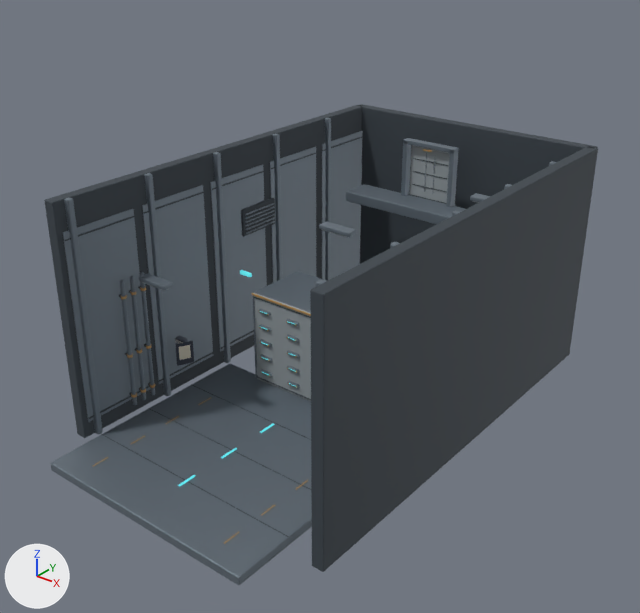
The glTF model artifacts/eleven-eleven/godot/assets/environments/maintenance_jutsu_v1.glb, before and after one commit.
Both versions are drawn from a 50 mm camera at (16.6, -14.4, 16.3) aimed at (0.6, 5.6, 3.9). Lighting does not change. The marker at lower left points along +X, +Y and +Z. The picture after the commit comes second. Where no turn or scale is listed for an object, it has been applied to the vertices. Vertices at exactly the same position are counted once.

Objects in the first picture: 'Maintenance_Static_Deep_service_void', 'Maintenance_Static_Graphite_structural_steel', 'Maintenance_Static_Ivory_grip_ceramic' and 4 more.
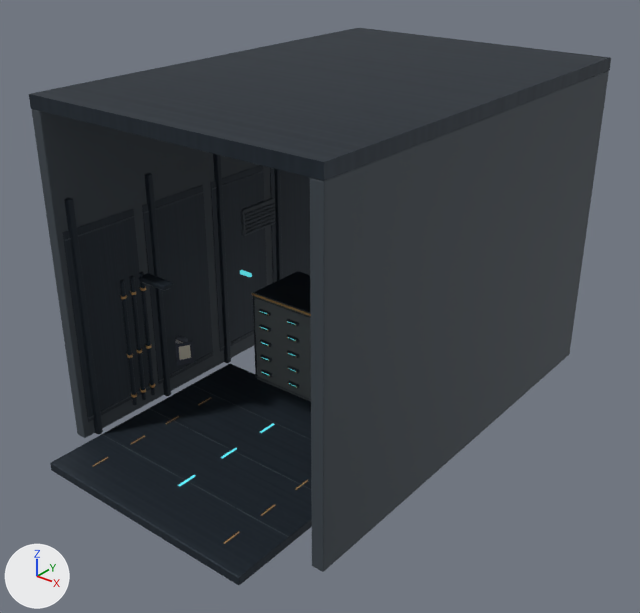
Where the newer file only moved an object's origin or applied its transform, the numbers keep the older frame.

Diff of the bpy script that builds the scene:
```diff
--- a/artifacts/eleven-eleven/godot/assets/environments/maintenance_jutsu_v1.glb.py
+++ b/artifacts/eleven-eleven/godot/assets/environments/maintenance_jutsu_v1.glb.py
@@ img_maintenance_ceramic_grain_512 @@
+img_maintenance_ceramic_grain_512 = load_image('Maintenance ceramic grain 512', '_unpacked/Maintenance_ceramic_grain_512', 512, 512, 'sRGB')
@@ img_maintenance_brushed_graphite_512 @@
+img_maintenance_brushed_graphite_512 = load_image('Maintenance brushed graphite 512', '_unpacked/Maintenance_brushed_graphite_512', 512, 512, 'sRGB')
@@ mat_graphite_structural_steel @@
 mat_graphite_structural_steel = principled_material('Graphite structural steel')
-mat_graphite_structural_steel.base_color = (0.18, 0.22, 0.26)  # grey #76818b
+mat_graphite_structural_steel.texture = img_maintenance_brushed_graphite_512
 mat_graphite_structural_steel.metallic = 0.55
-mat_graphite_structural_steel.roughness = 0.52
+mat_graphite_structural_steel.roughness = 0.62
@@ mat_ivory_grip_ceramic @@
 mat_ivory_grip_ceramic = principled_material('Ivory grip ceramic')
-mat_ivory_grip_ceramic.base_color = (0.32, 0.36, 0.38)  # grey #99a2a6
+mat_ivory_grip_ceramic.texture = img_maintenance_ceramic_grain_512
 mat_ivory_grip_ceramic.metallic = 0.1
-mat_ivory_grip_ceramic.roughness = 0.72
+mat_ivory_grip_ceramic.roughness = 0.78
@@ me_cube_007 @@
 # used by ob_maintenance_static_deep_service_void; location = (-4.4, 7.0, 4.0)
-me_cube_007.from_pydata(...)  # 960 vertices, 1752 faces; spans x -0.2..10.0, y -7.5..7.7, z -4.0..4.0
+me_cube_007.from_pydata(...)  # 1104 vertices, 2040 faces; spans x -0.2..10.0, y -7.5..7.7, z -4.0..6.6
+# me_cube_007 part 1: 84 vertices moved from x -0.2..10.0, y -7.5..7.7, z 4.0 to x -0.2..10.0, y -7.5..7.7, z 6.6
+# other edits to the shape of me_cube_007 do not show in these pictures
 me_cube_007.materials.append(mat_deep_service_void)
@@ me_cube @@
 # used by ob_maintenance_static_graphite_structural_steel; location = (0.0, 2.0, -0.15)
-me_cube.from_pydata(...)  # 3572 vertices, 6844 faces; spans x -4.2..5.2, y -4.0..12.3, z -0.2..8.1
+me_cube.from_pydata(...)  # 3788 vertices, 7252 faces; spans x -4.6..5.6, y -4.0..12.5, z -0.2..11.1
+# me_cube part 2: a new loose piece, a box spanning x -4.6..5.6, y -2.5..12.5, z 10.75..11.15, in mat_graphite_structural_steel (picture img_maintenance_brushed_graphite_512)
+# other edits to the shape of me_cube do not show in these pictures
 me_cube.materials.append(mat_graphite_structural_steel)
@@ me_cube_001 @@
 # used by ob_maintenance_static_ivory_grip_ceramic; location = (0.0, 6.0, 1.7)
-me_cube_001.from_pydata(...)  # 300 vertices, 576 faces; spans x -3.53..5.0, y -4.15..7.0, z -1.7..5.61
+me_cube_001.from_pydata(...)  # 276 vertices, 516 faces; spans x -3.53..5.0, y -4.15..6.53, z -1.7..5.22
+# me_cube_001 part 3: 4 vertices moved from x -0.87..-0.85, y 6.88..6.91, z 3.72..5.58 to x 1.2..1.3, y 6.51..6.53, z 4.14..4.16; 52 vertices removed from x -0.88..0.88, y 6.88..7.0, z 3.71..5.61; 4 vertices added at x 1.2..1.3, y 6.51..6.53, z 4.14..4.16
+# other edits to the shape of me_cube_001 do not show in these pictures
 me_cube_001.materials.append(mat_ivory_grip_ceramic)
```

Where the change shows, as pixel boxes (x1, y1, x2, y2) in the pictures (640 x 613 px; the box of a moved part takes in the faces that stretch with it):
'Maintenance_Static_Graphite_structural_steel', surface changed, reshaped (darker, 15% wider, 19% taller): before (50, 118, 556, 585); after (29, 28, 611, 585)
'Maintenance_Static_Deep_service_void', reshaped (7% taller): before (44, 104, 598, 572); after (32, 71, 609, 572)
'Maintenance_Static_Ivory_grip_ceramic', surface changed (grey to black): (142, 282, 311, 402) in both
part 1 of me_cube_007, moved or reshaped: before (44, 104, 598, 530); after (32, 71, 609, 530)
part 2 of me_cube, added: after (29, 28, 611, 181)
part 3 of me_cube_001, built on: before (409, 145, 450, 203)
